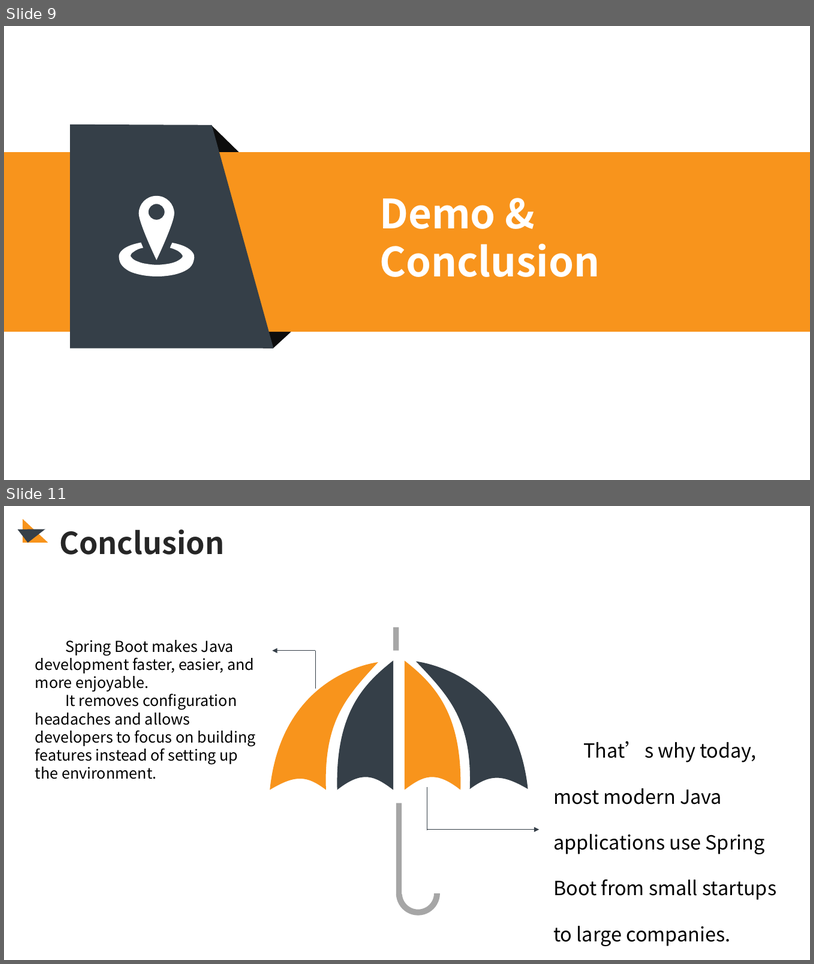
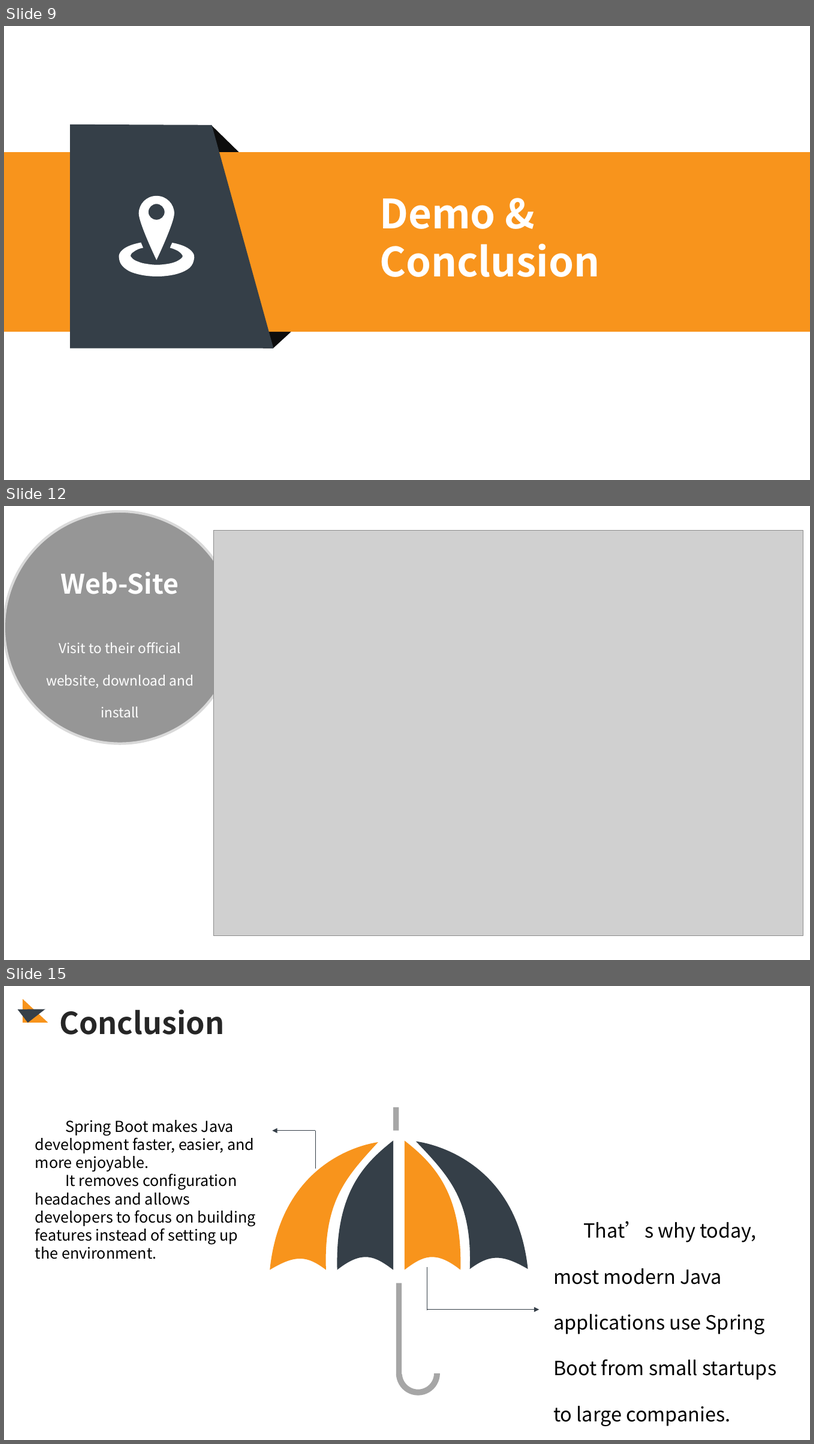
Before and after one commit to McLight-Note/Web-Server-Programming, a slide deck: Class_Presentation.pptx. Shown one above the other, each under a label of ours: slides 9 and 11 before the commit, slides 9, 12 and 15 after it; the slides between them are not shown. The pictures are 814x964 and 814x1444 pixels, drawn with LibreOffice and Linux fonts; fonts in the diff are those of the drawing; grey boxes stand for pictures. Boxes give left, top, right and bottom in pixels: in the first picture for what was removed or moved away, otherwise in the second. Text is boxed around its words. In the diff, an @@ line names an element or a change of style, - is before the commit and + after.

```diff
--- a/Class_Presentation.pptx
+++ b/Class_Presentation.pptx
@@ slide 12 added at [4,506,810,960], background #FFFFFF @@
@@ ellipse added at [4,511,236,744], fill #0D0D0D at 43% opacity, outline #D9D9D9 3 pt @@
@@ picture added at [213,530,803,936] @@
@@ text added at [61,572,179,594], 32 pt, text #FFFFFF, bold @@
+Web-Site
@@ text added at [46,642,194,717], 28 pt, text #FFFFFF @@
+Visit to their official website, download and install
@@ what was slide 11 is now slide 15 @@
```
Also in this commit, not shown: 2 slides changed, 3 other slides added, 1 slide removed.
